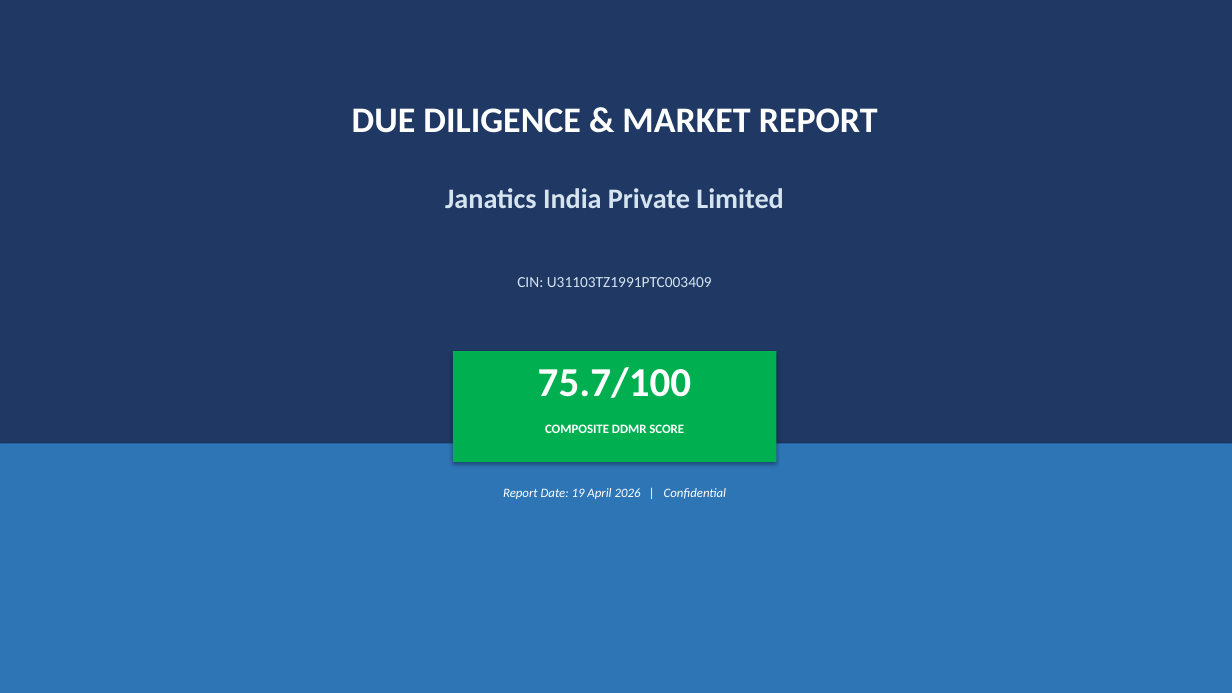
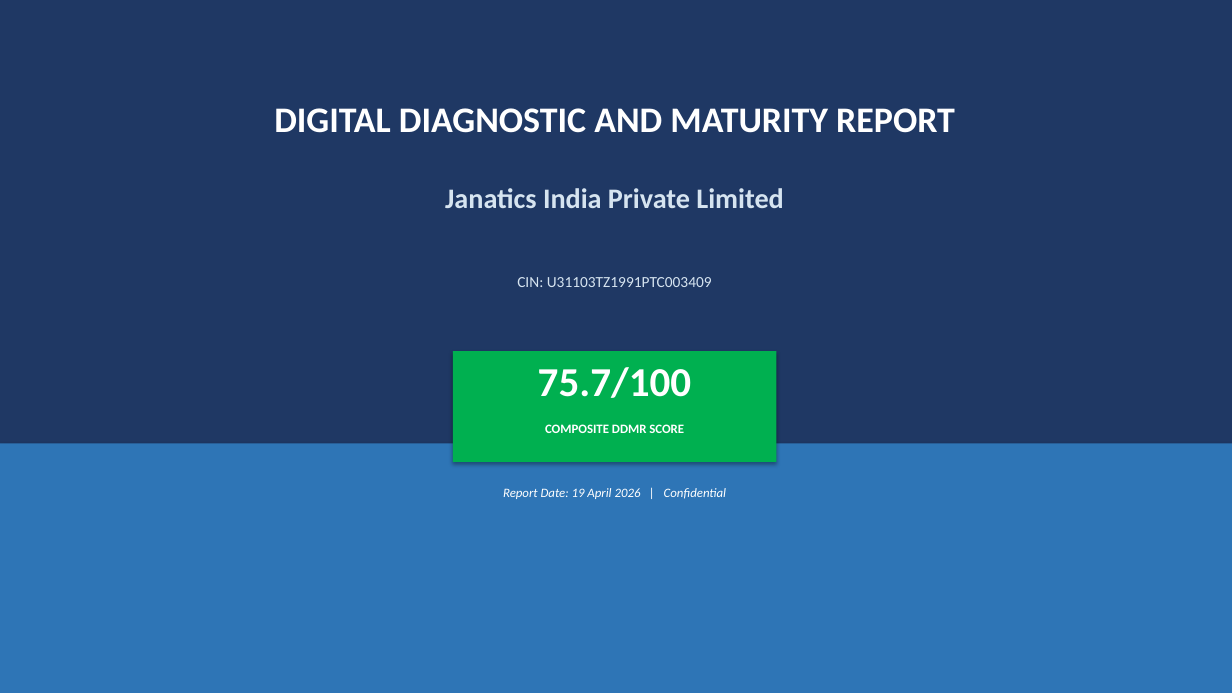
Before and after one commit to lkariman-design/DDMRR-Tool, a slide deck: slide 1 of output/Janatics_DDMR_Deck.pptx. Drawn at 1232x693 pixels with LibreOffice and Linux fonts; fonts in the diff are those of the drawing. Boxes give left, top, right and bottom in pixels: in the first picture for what was removed or moved away, otherwise in the second. Text is boxed around its words. In the diff, an @@ line names an element or a change of style, - is before the commit and + after.

```diff
--- a/output/Janatics_DDMR_Deck.pptx
+++ b/output/Janatics_DDMR_Deck.pptx
@@ text at (x1=274, y1=108, x2=955, y2=133): text changed @@
-DUE DILIGENCE & MARKET REPORT
+DIGITAL DIAGNOSTIC AND MATURITY REPORT
```
Also in this commit, not shown: 10 other files.
